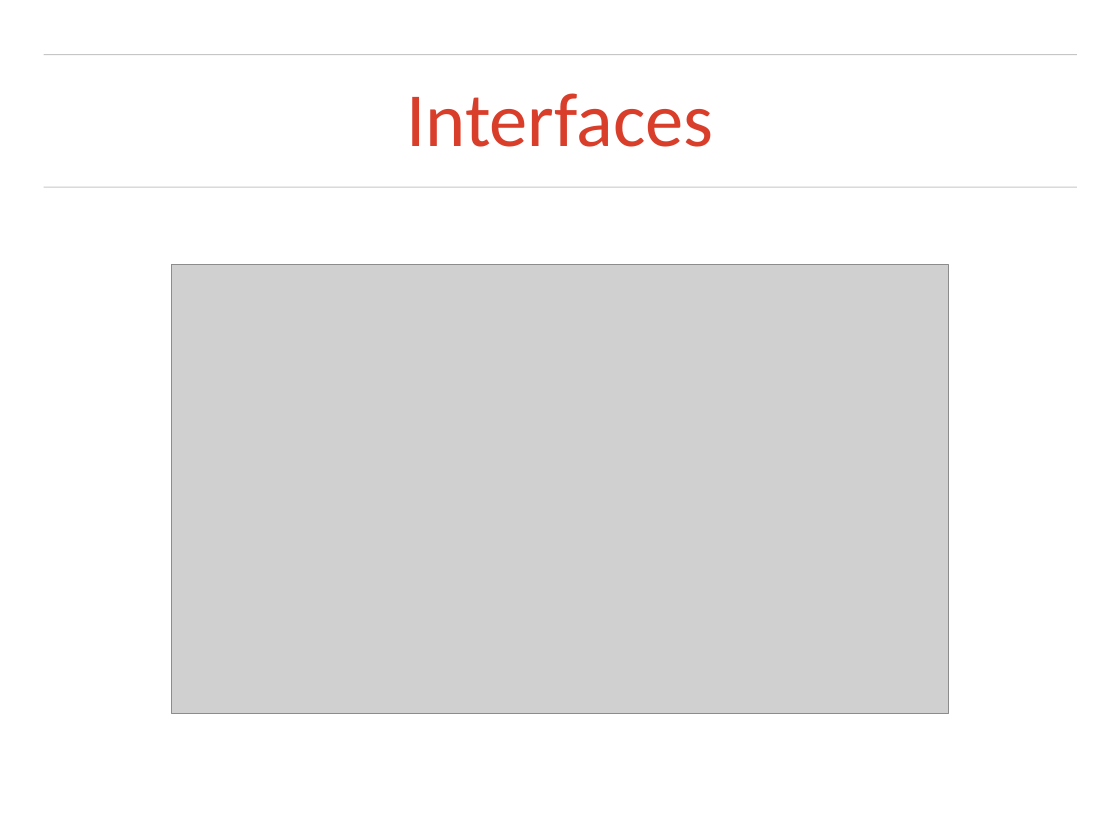
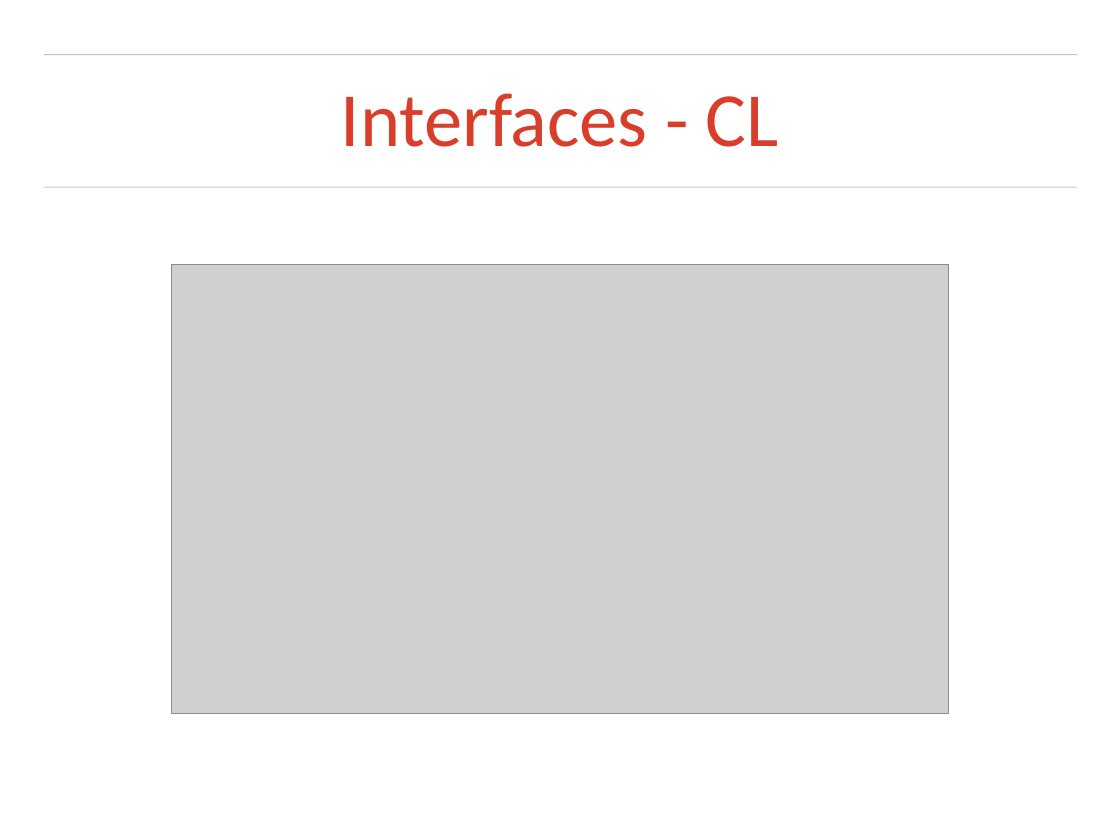
Before and after one commit to otarabai/pp2ex, a slide deck: slide 7 of presentations/2014.01.23/final_presentation.ppt (slide 10 before the commit). Drawn at 1120x840 pixels with LibreOffice and Linux fonts; fonts in the diff are those of the drawing; grey boxes stand for pictures; background and template pictures are left out. Boxes give left, top, right and bottom in pixels: in the first picture for what was removed or moved away, otherwise in the second. Text is boxed around its words. In the diff, an @@ line names an element or a change of style, - is before the commit and + after.

```diff
--- a/presentations/2014.01.23/final_presentation.ppt
+++ b/presentations/2014.01.23/final_presentation.ppt
@@ title at <box>341,93,779,147</box>: text changed @@
-Interfaces
+Interfaces - CL
```
Also in this commit, not shown: 5 other slides changed, 7 slides added, 9 slides removed, 6 other files.
